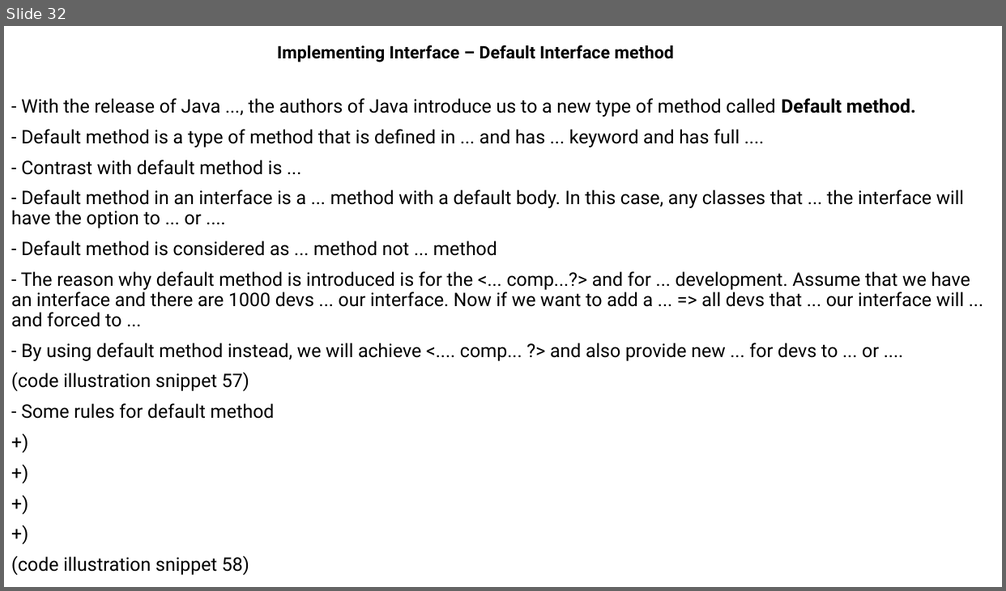
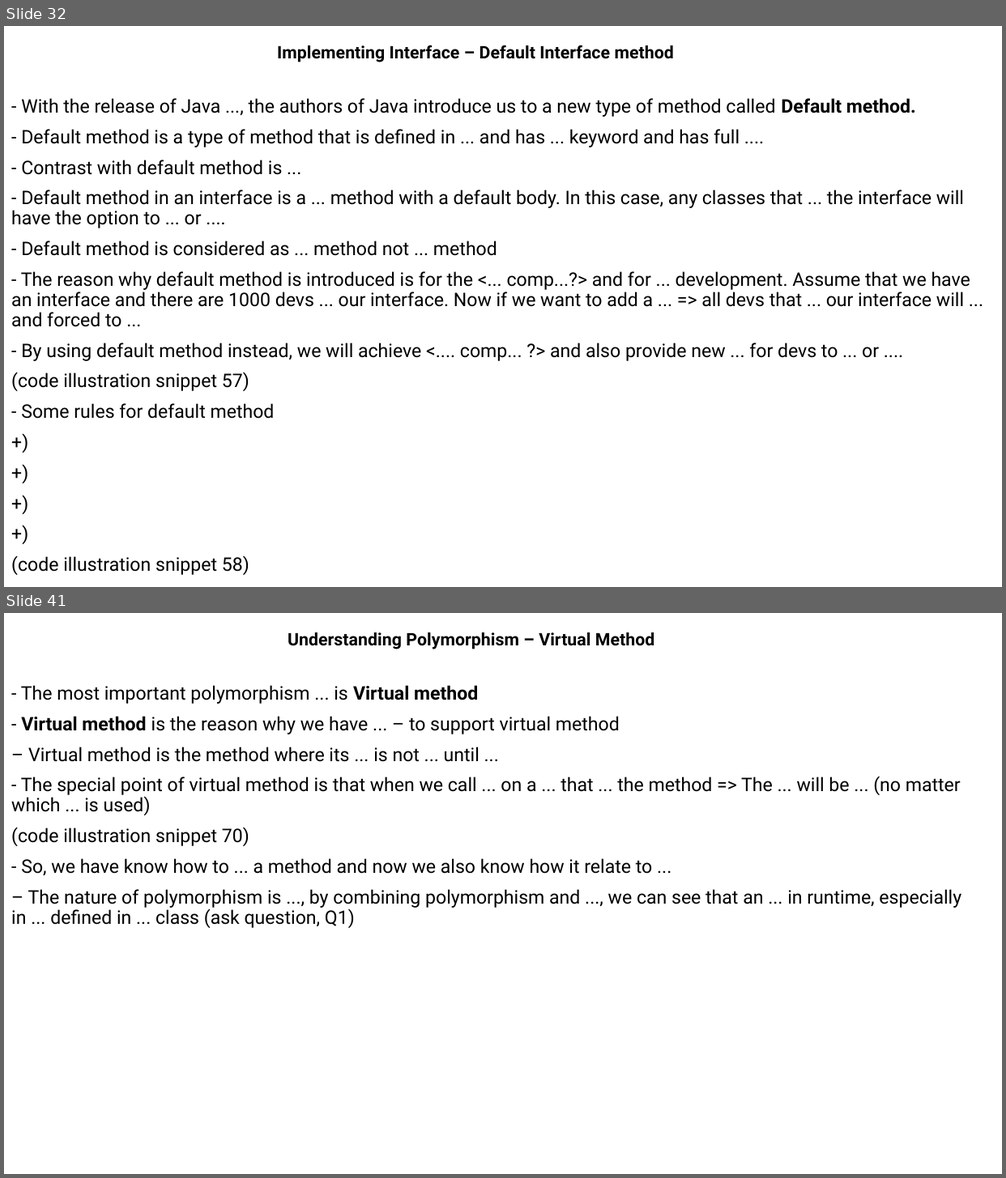
Before and after one commit to MaiDinhVinh/CS-Java, a slide deck: self-study resources/J8SE1/Chapter 5 - Class Design.pptx. Shown one above the other, each under a label of ours: slide 32 before the commit, slides 32 and 41 after it; the slides between them are not shown. The pictures are 1006x591 and 1006x1178 pixels, drawn with LibreOffice and Linux fonts; fonts in the diff are those of the drawing. Boxes give left, top, right and bottom in pixels: in the first picture for what was removed or moved away, otherwise in the second. Text is boxed around its words. In the diff, an @@ line names an element or a change of style, - is before the commit and + after.

```diff
--- a/self-study resources/J8SE1/Chapter 5 - Class Design.pptx
+++ b/self-study resources/J8SE1/Chapter 5 - Class Design.pptx
@@ slide 41 added at bbox=[4, 613, 1002, 1174], background #FFFFFF @@
@@ subtitle added at bbox=[288, 632, 655, 649], 16.6 pt, text #000000, bold @@
+Understanding Polymorphism – Virtual Method
@@ text added at bbox=[11, 685, 961, 928], 18 pt, text #000000 @@
+- The most important polymorphism ... is Virtual method
+- Virtual method is the reason why we have ... – to support virtual method
+– Virtual method is the method where its ... is not ... until ...
+- The special point of virtual method is that when we call ... on a ... that ... the method => The ... will be ... (no matter which ... is used)
+(code illustration snippet 70)
+- So, we have know how to ... a method and now we also know how it relate to ...
+– The nature of polymorphism is ..., by combining polymorphism and ..., we can see that an ... in runtime, especially in ... defined in ... class (ask question, Q1)
```
Also in this commit, not shown: 9 other slides added, 26 other files.
